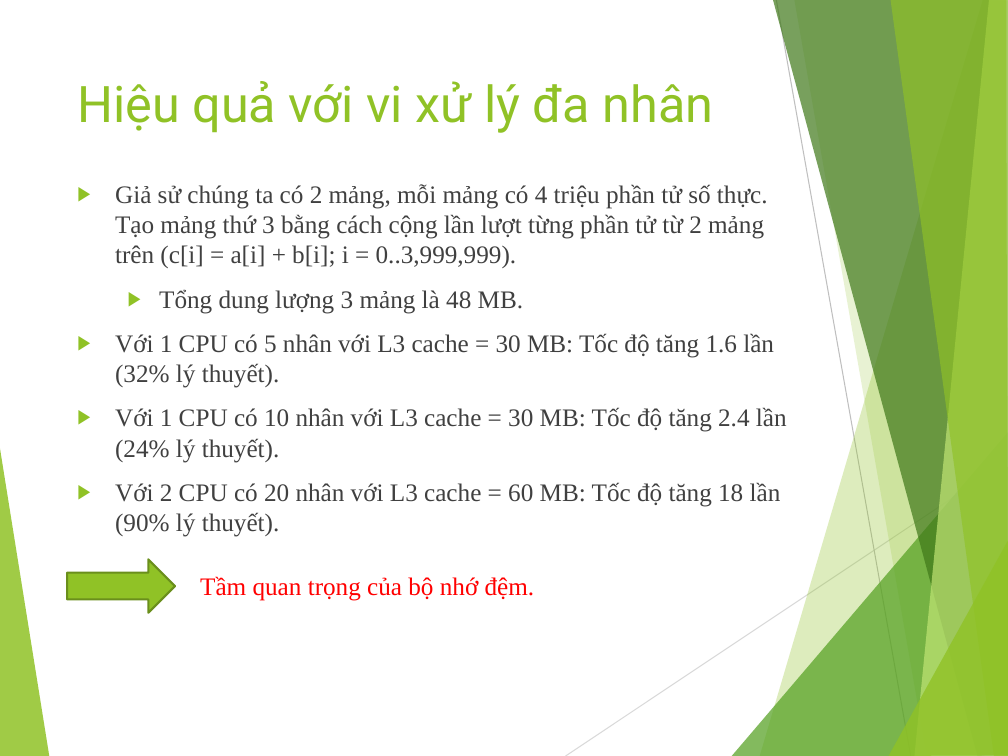
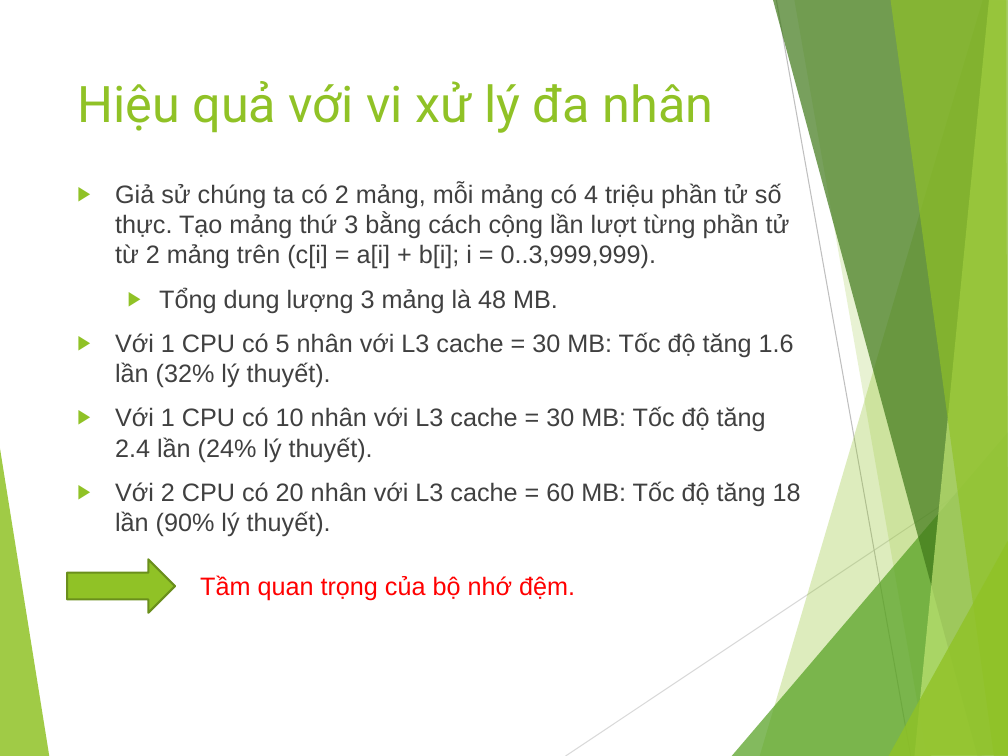
Before and after one commit to sonnv56/Mon-CVDHD-2014, a slide deck: slide 4 of Ta_Duc_Viet/Memory and Native Code Performance.pptx. Drawn at 1008x756 pixels with LibreOffice and Linux fonts; fonts in the diff are those of the drawing. Boxes give left, top, right and bottom in pixels: in the first picture for what was removed or moved away, otherwise in the second. Text is boxed around its words. In the diff, an @@ line names an element or a change of style, - is before the commit and + after.

Commit message:
edit font slide

```diff
--- a/Ta_Duc_Viet/Memory and Native Code Performance.pptx
+++ b/Ta_Duc_Viet/Memory and Native Code Performance.pptx
@@ text "Giả sử chúng ta có ..." at box(115, 183, 801, 537): font Times New Roman to Arial @@
@@ text "Tầm quan trọng của bộ ..." at box(200, 575, 575, 601): font Times New Roman to Arial @@
```
Also in this commit, not shown: 6 other slides changed.
